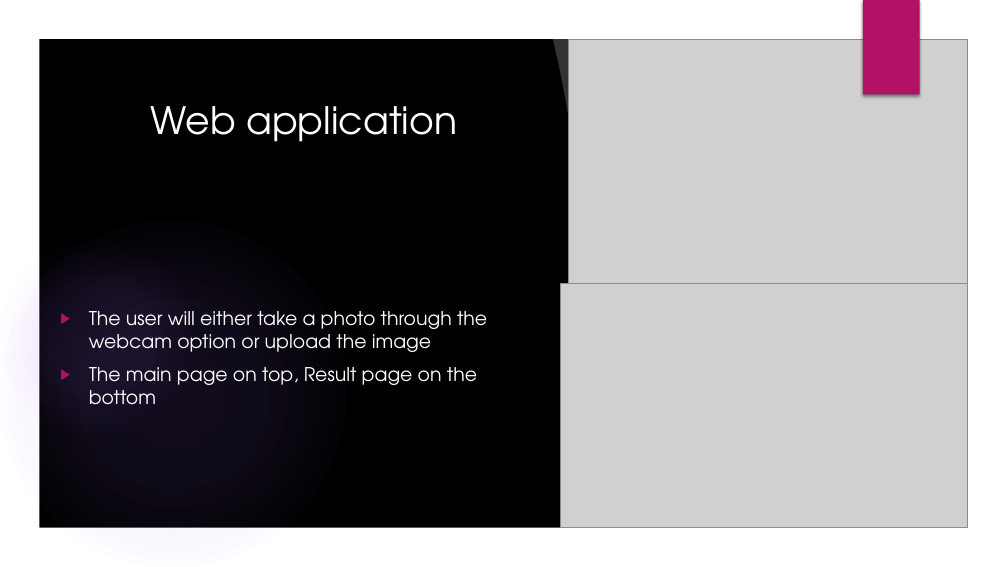
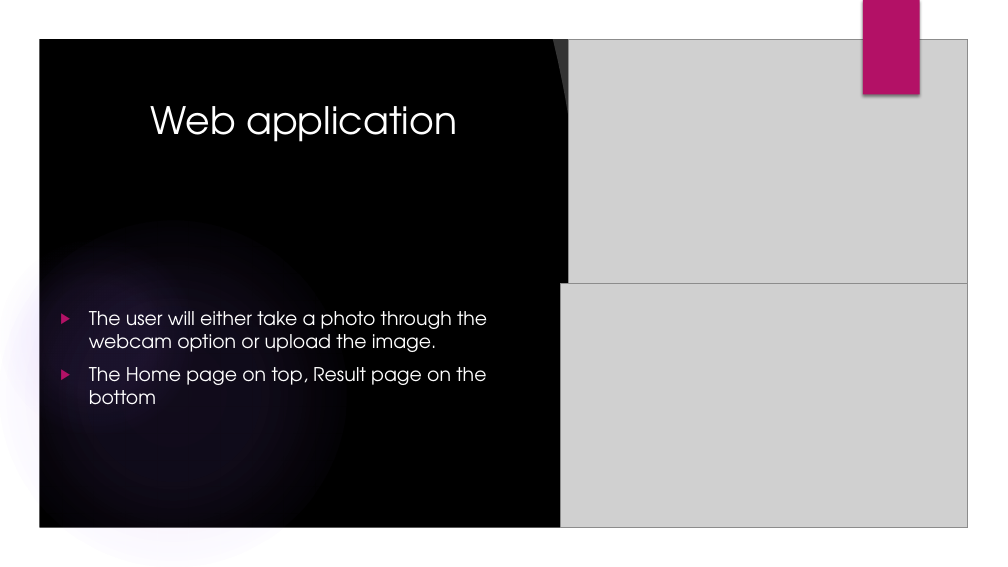
Before and after one commit to OmarIsmail7980/Facial-Expression-Recognition, a slide deck: slide 11 of Project_Presentation.pptx (slide 9 before the commit). Drawn at 1008x567 pixels with LibreOffice and Linux fonts; fonts in the diff are those of the drawing; grey boxes stand for pictures; background and template pictures are left out. Boxes give left, top, right and bottom in pixels: in the first picture for what was removed or moved away, otherwise in the second. Text is boxed around its words. In the diff, an @@ line names an element or a change of style, - is before the commit and + after.

```diff
--- a/Project_Presentation.pptx
+++ b/Project_Presentation.pptx
@@ text at (x1=89, y1=311, x2=487, y2=405): text changed @@
-▶ The user will either take a photo through the webcam option or upload the image
-▶ The main page on top, Result page on the bottom
+▶ The user will either take a photo through the webcam option or upload the image.
+▶ The Home page on top, Result page on the bottom
```
Also in this commit, not shown: 7 other slides changed, 3 slides added.
